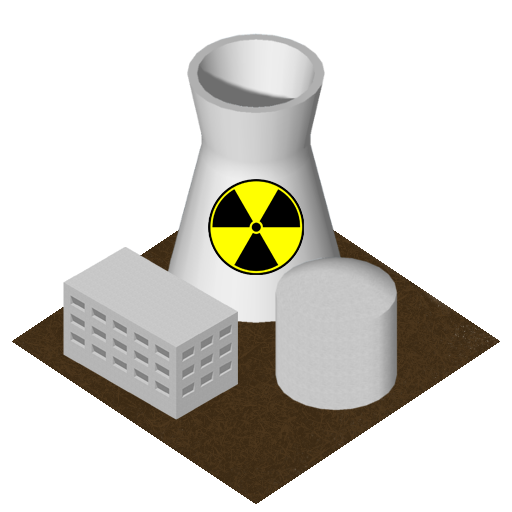
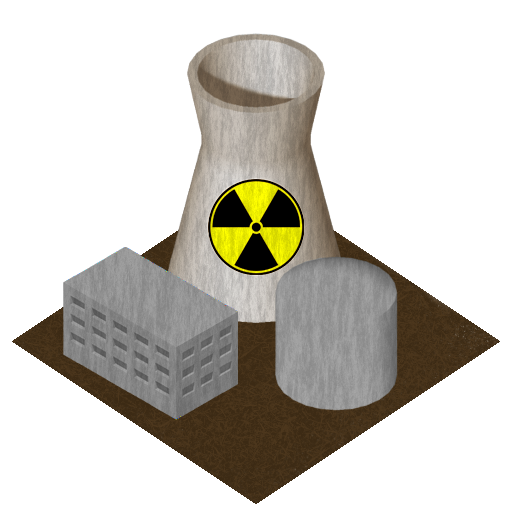
Comparing the layer stacks of the two w=512, h=512 images. Changes:
added layer "Layer 2 copy" above "Layer 2" over (x1=63, y1=247, x2=238, y2=420)
painted on "Layer 2" over (x1=63, y1=247, x2=238, y2=420)
added layer "Pasted Layer #1 copy" above "Pasted Layer #1" over (x1=275, y1=256, x2=398, y2=411)
painted on "Pasted Layer #1" over (x1=275, y1=256, x2=398, y2=411)
added layer "Pasted Layer copy 2" above "Pasted Layer copy" over (x1=167, y1=33, x2=345, y2=324)
hid "Pasted Layer", painted on it over (x1=167, y1=33, x2=345, y2=324)
